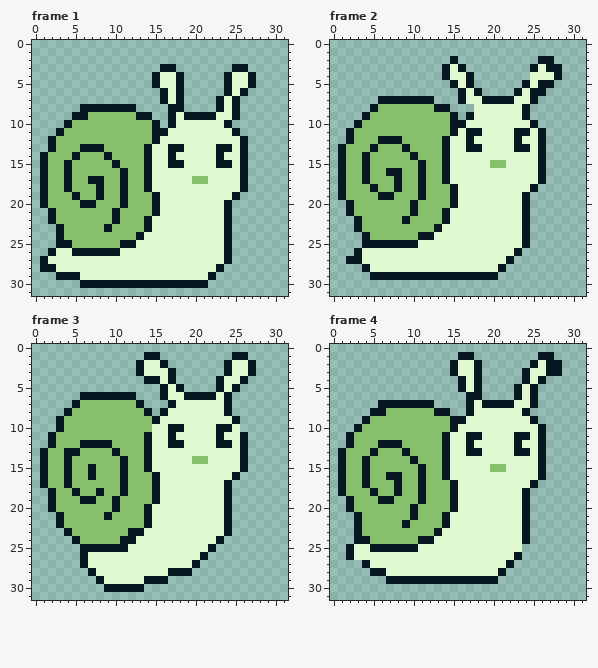
Edited in one commit: pixel-art file (concepts/gary_single.aseprite). Above: the version before the commit.
32x32 pixels, 9 frames. Shown: frame 1, frame 2, frame 3, frame 4. The commit also changed other frames, which this record leaves out.
Once edited:
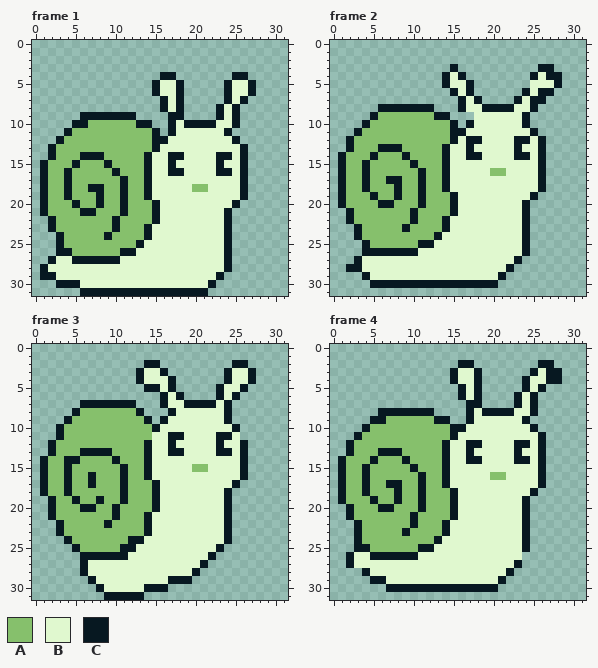
Palette (. is transparent): A #86c06c  B #e0f8cf  C #071821
The exact change:
Changed rows in their new state; - is an unchanged pixel.
Frame 1:
first column x 1:
 3 ---------------..-------..-
 4 --------------.CC.-----.CC.
 6 --------------CB---------BC
 7 ----------------------.CBC-
 8 -----.......---CB----------
 9 ----.-CCCCCC..---C....C----
10 ---.CC------CC.---CCCC-BC--
11 --.C-----------.C------C.--
12 -.C------------C--------C.-
13 -----AAA-----AC-BB----BB---
14 .C--ACCCA--------C-----C---
15 ---AC---CA-------B-----B---
16 ---------CA-----CC----CC---
17 ------AA-----------BB------
18 ------C------------AA------
19 ---CA--------CB---------BC-
20 ----CAAC---------------BC--
21 CA---CC--AC----------------
22 -------------AC------------
23 -CA-----AC-----------------
24 --------C---AC-------------
25 ---A------AAC--------------
26 -.CCAAAAAACC---------------
27 .C--CCCCCC-----------------
28 -B--------------------BC---
29 CCBBB----------------BC----
30 --CCCBBBBBBBBBBBBBBBBC-----
31 -----CCCCCCCCCCCCCCCC------
Frame 2:
first column x 1:
 2 --------------.----------..-
 3 -------------.C.--------.C-.
 4 ---------------C.-------C-C-
 5 -------------CB--------.-BBC
 6 --------------CBC.----.CB-C-
 7 -----.......-----C....C--C--
 8 ----.CCCCCCC..-CB-CCCC-BC---
 9 ---.C-------CC.-.-----------
10 --.C-----------.C------C.---
11 -.C------------CBB----BBC.--
12 -----AAA-----AC--C-----C----
13 .C--ACCCA--------B-----B----
14 ---AC---CA------CC----CC----
15 ---------CA--------BB-------
16 ------AA-----------AA-------
17 ------C---------------------
18 ---CA--------CB---------BC--
19 ----CAAC---------------BC---
20 CA---CC--AC-----------------
21 -------------AC-------------
22 -CA-----AC------------------
23 --------C---AC--------------
24 --CA------AAC---------------
25 ----AAAAAACC----------------
26 --.CCCCCCC------------BC----
27 -.-------------------BC-----
28 -CCB----------------BC------
29 ---CBBBBBBBBBBBBBBBBC-------
30 ----CCCCCCCCCCCCCCCC--------
Frame 3:
first column x 1:
 1 -------------..---------..-
 2 ------------.CC.-------.CC.
 3 ---------------C.----------
 4 ------------CBB-------.C-BC
 5 -------------CCBC.------BC-
 6 -----.......-----C....CBC--
 7 ----.CCCCCCC.--CB-CCCC-----
 8 ---.C-------C.-.C----------
 9 --.C---------C.C-------C.--
10 --------------C-BB----BBC--
11 -.C----------A---C-----C-.-
12 -----AAAA--------B-----B---
13 .C-AACCCCA------CC----CC---
14 ----C----CA--------BB------
15 ------A------------AA------
16 -------------CB---------BC-
17 ------C----------------BC--
18 CA-CA--A-------------------
19 ----CAAC-AC----------------
20 -----CC------AC------------
21 -CA-----AC-----------------
22 --------C------------------
23 --CA-------AAC-------------
24 ---CA-----A-C---------BC---
25 ----CAAAAA-C---------BC----
26 ------CCCCC---------BC-----
27 -------------------BC------
28 -----CB---------BBBC-------
29 ------CB-----BBBCCC--------
30 -------CBBBBBCCC-----------
31 --------CCCCC--------------
Frame 4:
first column x 1:
 1 ---------------..--------..-
 2 --------------.CC.------.C-.
 3 -----------------------.C---
 4 --------------CB---------BCC
 5 ----------------------.CBC--
 6 ---------------CB-----------
 7 -----.......-----C....C-----
 8 ----.-CCCCCC..----CCCC-BC---
 9 ---.CC------CC..C------C.---
10 --.C-----------C--------C.--
11 -.C----------AC-BB----BB----
12 -----AAA---------C-----C----
13 .C--ACCCA--------B-----B----
14 ---AC---CA------CC----CC----
15 ---------CA--------BB-------
16 ------AA-----------AA-------
17 ------C------CB---------BC--
18 ---CA------------------BC---
19 CA--CAAC--------------------
20 -----CC--AC-----------------
21 -CA----------AC-------------
22 --------AC------------------
23 --------C---AC--------------
24 ---A------AAC---------------
25 -.CCAAAAAACC-----------C----
26 ----CCCCCC------------B-----
27 -CBB-----------------BC-----
28 ---CBB--------------BC------
29 ----CCBBBBBBBBBBBBBBC-------
30 ------CCCCCCCCCCCCCC--------
Where, in picture pixels (left, top, right, bottom), the same in both pictures:
changed: (40, 64, 256, 296)
changed: (338, 56, 562, 288)
changed: (40, 352, 256, 600)
changed: (338, 352, 562, 592)
